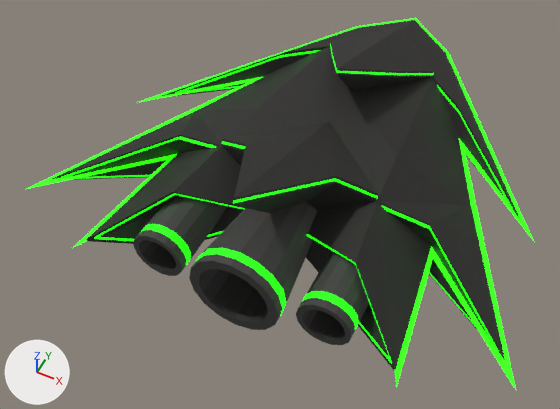
An edit to the FBX model RacingArenaGame/Assets/Visuals/Models/Gears/EdgeHarbinger.fbx, drawn before and after from the same camera.
One viewpoint serves both versions: a 50 mm camera at (2.66, -7.02, 7.05) aimed at (-0.28, -1.15, -0.29). Arrows for +X, +Y and +Z are at lower left; the lights stay in place. Where no turn or scale is listed for an object, it has been applied to the vertices.

In view in the first picture: 'EdgeHarbinger', 'Glow'.
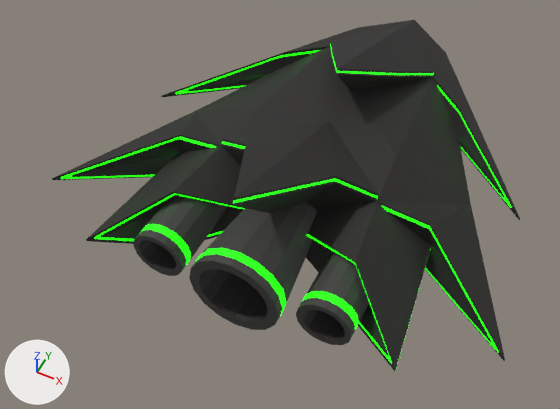
The newer file is also turned or shifted as a whole; pictures and numbers use the older file's frame.

What differs and where, as boxes [x1, y1, x2, y2] in the pictures (560 x 409 px):
'Glow', deleted (green): before [26, 18, 535, 390]

What changed in the scene script:
```text
Remove ob_glow:
    ob_glow = bpy.data.objects.new('Glow', me_plane)
    ob_glow.location = (0.0, -0.05, 0.03)
```
